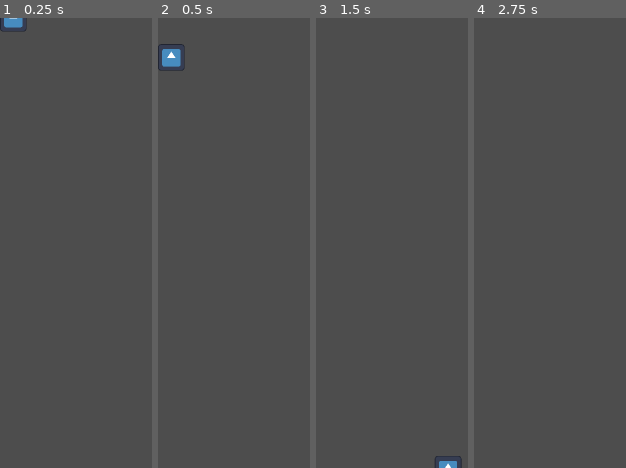
Above: before the commit, frames 1-4 (left to right).
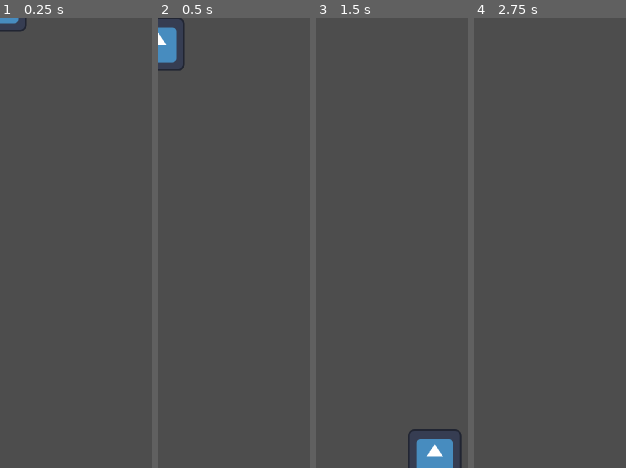
Above: after the commit, the same moments.

Repository: Wyatt5150/Godot-Wild-Jam-72
Game: Godot game, scene res://Scenes/player.tscn
Same seed, same stepped clock (60 frames per second), same inputs: the game is played once before the commit and once after it. This scene is started directly instead of the project's main scene. The engine's default icon, where the game draws it, is replaced by a stand-in: a white triangle on a blue panel in a dark square.
Inputs:
- Up to frame 1 (0.25 s): no input
- Up to frame 2 (0.5 s): no input
- Up to frame 3 (1.5 s): hold Right (Right) from 0.53 s (still down); tap Shift (Dash) at 0.6 s; tap Space (Jump) at 0.77, 0.8, 1.07, 1.35 s
- Up to frame 4 (2.75 s): tap Space (Jump) at 1.52, 1.82, 2.3 s; tap Shift (Dash) at 1.55 s; tap Enter at 2 s; release Right (Right) at 2.03 s; hold A (Left) from 2.03 s (still down); hold S (Darken) from 2.03 s (still down)

The runs differ from the first frame. In frame 1, 0.3% of the frame differs, in the area x 0-18%, y 0-3%; in frame 2, 1.1%; in frame 3, 1.8%, in the area x 60-97%, y 91-100%; in frame 4, nothing differs.
Error before the commit: Invalid call. Nonexistent function 'GetDarkMax' in base 'Node (player_data.gd)'. (res://Scripts/player.gd:129)

Commit message:
fixed some player data dependencies + added function to player data to get the color corresponding to a given weight

Diff:
--- a/src/AutoLoads/player_data.gd
+++ b/src/AutoLoads/player_data.gd
@@ -23,7 +23,7 @@
 func GetWeightModifier():
 	return pow(1.2, weight)
 
-func Get_Dark_Max():
+func GetDarkMax():
 	return self.darkMax
 
 func GetLightMax():
@@ -45,3 +45,7 @@
 			changeSpeed = max(self.changeSpeed - changeSpeedUpgradeStrength, self.changeSpeedMin)
 		"Dash":
 			hasDashUpgrade = true
+
+func GetColor(weight):
+	var c = (float)(weight - darkMaxMax)/ (float)(lightMaxMax-darkMaxMax)
+	return Color(c,c,c,1)
--- a/src/Scenes/player.tscn
+++ b/src/Scenes/player.tscn
@@ -3,8 +3,8 @@
 [ext_resource type="Texture2D" uid="uid://buu65vkssvn3a" path="res://icon.svg" id="1_ga5ue"]
 [ext_resource type="Script" path="res://Scripts/player.gd" id="1_l8kvu"]
 
-[sub_resource type="RectangleShape2D" id="RectangleShape2D_v7cl8"]
-size = Vector2(64, 64)
+[sub_resource type="RectangleShape2D" id="RectangleShape2D_6e58e"]
+size = Vector2(128, 128)
 
 [sub_resource type="SpriteFrames" id="SpriteFrames_nx1m2"]
 animations = [{
@@ -18,13 +18,13 @@
 }]
 
 [node name="player" type="CharacterBody2D"]
+collision_mask = 7
 script = ExtResource("1_l8kvu")
 
 [node name="CollisionShape2D" type="CollisionShape2D" parent="."]
-position = Vector2(32, -32)
-shape = SubResource("RectangleShape2D_v7cl8")
+position = Vector2(0, -64)
+shape = SubResource("RectangleShape2D_6e58e")
 
 [node name="AnimatedSprite2D" type="AnimatedSprite2D" parent="."]
-position = Vector2(32, -32)
-scale = Vector2(0.5, 0.5)
+position = Vector2(0, -64)
 sprite_frames = SubResource("SpriteFrames_nx1m2")
--- a/src/Scripts/player.gd
+++ b/src/Scripts/player.gd
@@ -39,9 +39,6 @@
 
 	DarkLightHandler(delta)
 
-	print("Local: ", weight)
-	print("Modif: ", PlayerData.GetWeightModifier())
-
 	JumpHandler(delta)
 	DashHandler(delta, direction)
 
@@ -77,7 +74,7 @@
 	if !Input.is_action_just_pressed("Dash"): return 0
 
 	# Determine Dash Speed Using LightDark Scale
-	var dashSpeed = dashBaseSpeed * PlayerData.Get_Weight_Modifier()
+	var dashSpeed = dashBaseSpeed * PlayerData.GetWeightModifier()
 	dashSpeed = clampf(dashSpeed, dashMinSpeed, dashMaxSpeed)
 
 	#Apply Dash Speed
@@ -108,7 +105,7 @@
 		Jump()
 
 func Jump():
-		velocity.y += jumpVelocity * PlayerData.Get_Weight_Modifier()
+		velocity.y += jumpVelocity * PlayerData.GetWeightModifier()
 		jumpLock = true
 
 func LeftRightHandler(delta, direction):
--- a/src/Terrain/Breakable/Floor/WeakFloor.gd
+++ b/src/Terrain/Breakable/Floor/WeakFloor.gd
@@ -16,8 +16,7 @@
 # Called when the node enters the scene tree for the first time.
 func _ready():
 	player = null
-	# c = (weightLimit+maxDark)/(maxDark+maxLight)
-	# modulate = Color(c,c,c)
+	modulate = PlayerData.GetColor(weightLimit)
 	shake = 0
 	size.x = max(size.x ,50)
 	timer = $Timer
@@ -43,7 +42,7 @@
 
 func _process(delta):
 	if player != null:
-		if player.GetLightScale()<=weightLimit:
+		if PlayerData.GetWeight()<=weightLimit:
 			destroy()
 
 	if respawning:
@@ -77,10 +76,10 @@
 
 func _on_player_detector_body_entered(body):
 	player = body
-	if body.GetLightScale()<=weightLimit:
+	if PlayerData.GetWeight()<=weightLimit:
 		destroy()
 	else:
-		shake = max(6-body.GetLightScale()+weightLimit,1)
+		shake = max(6-PlayerData.GetWeight()+weightLimit,1)
 	pass # Replace with function body.
 
 # RESPAWN STUFF
--- a/src/Terrain/Breakable/Floor/weakFloor.tscn
+++ b/src/Terrain/Breakable/Floor/weakFloor.tscn
@@ -17,7 +17,7 @@
 offset_bottom = 34.0
 color = Color(0, 0, 0, 1)
 script = ExtResource("1_u6su2")
-respawnTime = 4.0
+respawnTime = 1.0
 
 [node name="Polygon2D" type="Polygon2D" parent="."]
 texture_repeat = 2
--- a/src/Terrain/Breakable/Wall/weakWall.gd
+++ b/src/Terrain/Breakable/Wall/weakWall.gd
@@ -9,6 +9,7 @@
 
 # Called when the node enters the scene tree for the first time.
 func _ready():
+	modulate = PlayerData.GetColor(wallStrength)
 	dir = 1
 	destroyed = false
 	player = null
@@ -52,7 +53,7 @@
 # Called every frame. 'delta' is the elapsed time since the previous frame.
 func _process(delta):
 	if player != null:
-		if hitboxActive != (!player.GetDashState() or player.GetLightScale() > wallStrength):
+		if hitboxActive != (!player.GetDashState() or PlayerData.GetWeight() > wallStrength):
 			hitboxActive = !hitboxActive
 			$Terrain/CollisionShape2D.set_deferred("disabled", !hitboxActive)
 			$Destroy/CollisionShape2D.set_deferred("disabled", hitboxActive)
@@ -75,7 +76,7 @@
 	pass
 
 func _on_destroy_body_entered(body):
-	if body.GetDashState() and body.GetLightScale() <= wallStrength:
+	if body.GetDashState() and PlayerData.GetWeight() <= wallStrength:
 		destroy()
 	pass # Replace with function body.
 
